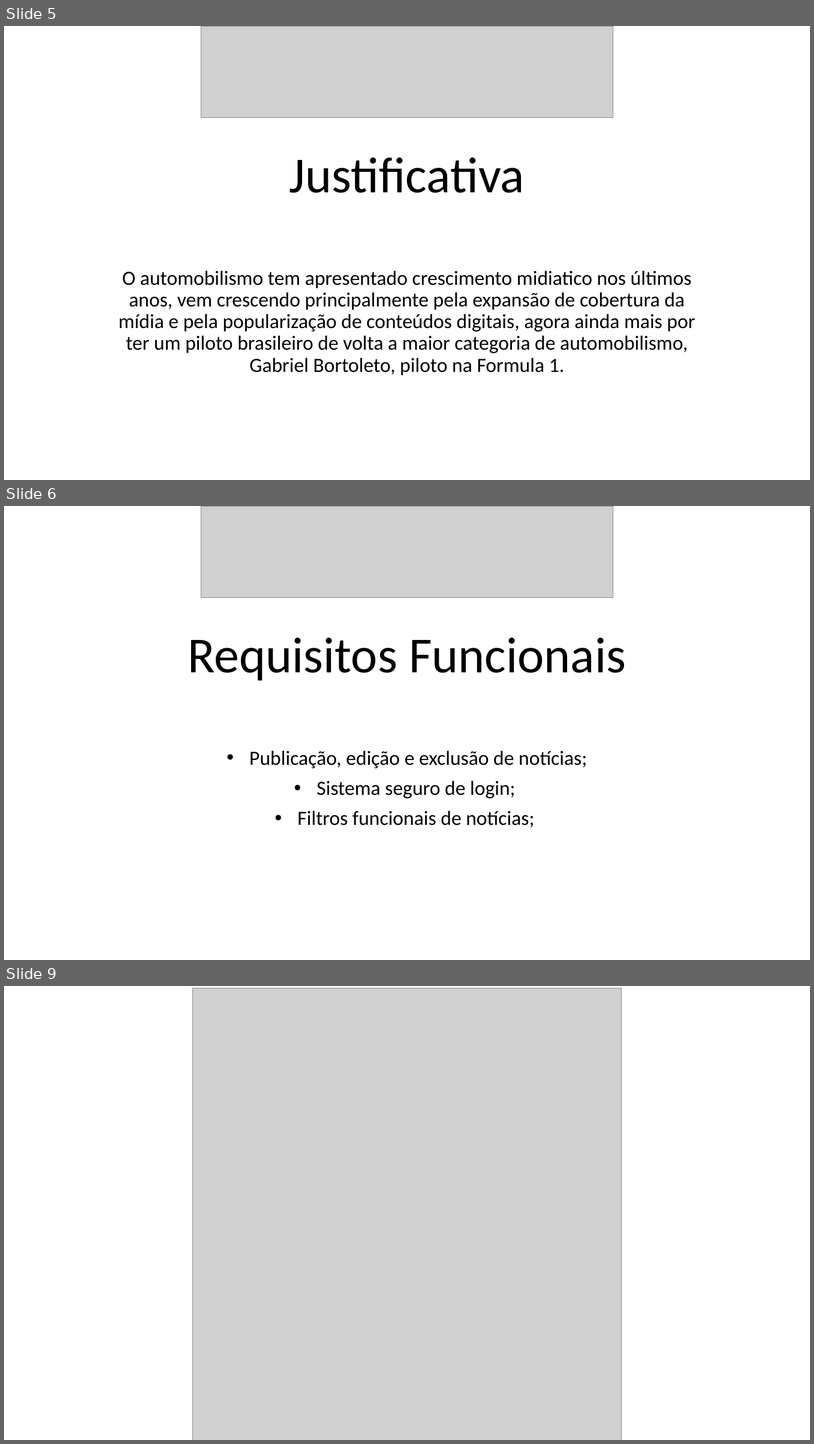
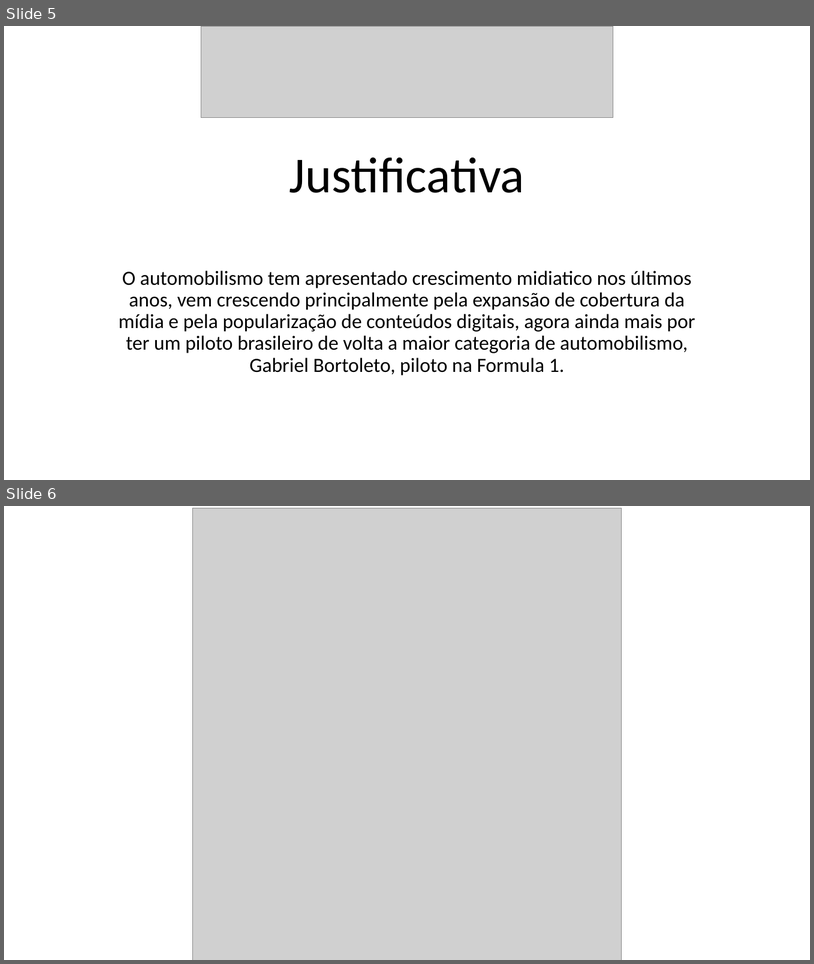
Before and after one commit to felipe-remus/Blog-Race, a slide deck: Documentação/Apresentação PI.pptx. Shown one above the other, each under a label of ours: slides 5, 6 and 9 before the commit, slides 5 and 6 after it; the slides between them are not shown. The pictures are 814x1444 and 814x964 pixels, drawn with LibreOffice and Linux fonts; fonts in the diff are those of the drawing; grey boxes stand for pictures. Boxes give left, top, right and bottom in pixels: in the first picture for what was removed or moved away, otherwise in the second. Text is boxed around its words. In the diff, an @@ line names an element or a change of style, - is before the commit and + after.

```diff
--- a/Documentação/Apresentação PI.pptx
+++ b/Documentação/Apresentação PI.pptx
@@ slide 6 removed at <box>4,506,810,960</box>, background #FFFFFF @@
@@ picture removed at <box>201,506,613,597</box> @@
@@ title removed at <box>188,637,626,681</box> @@
-Requisitos Funcionais
@@ subtitle removed at <box>249,750,587,827</box> @@
-• Publicação, edição e exclusão de notícias;
-• Sistema seguro de login;
-• Filtros funcionais de notícias;
@@ what was slide 9 is now slide 6 @@
```
Also in this commit, not shown: 1 slide changed, 6 other slides removed, 1 other file.
